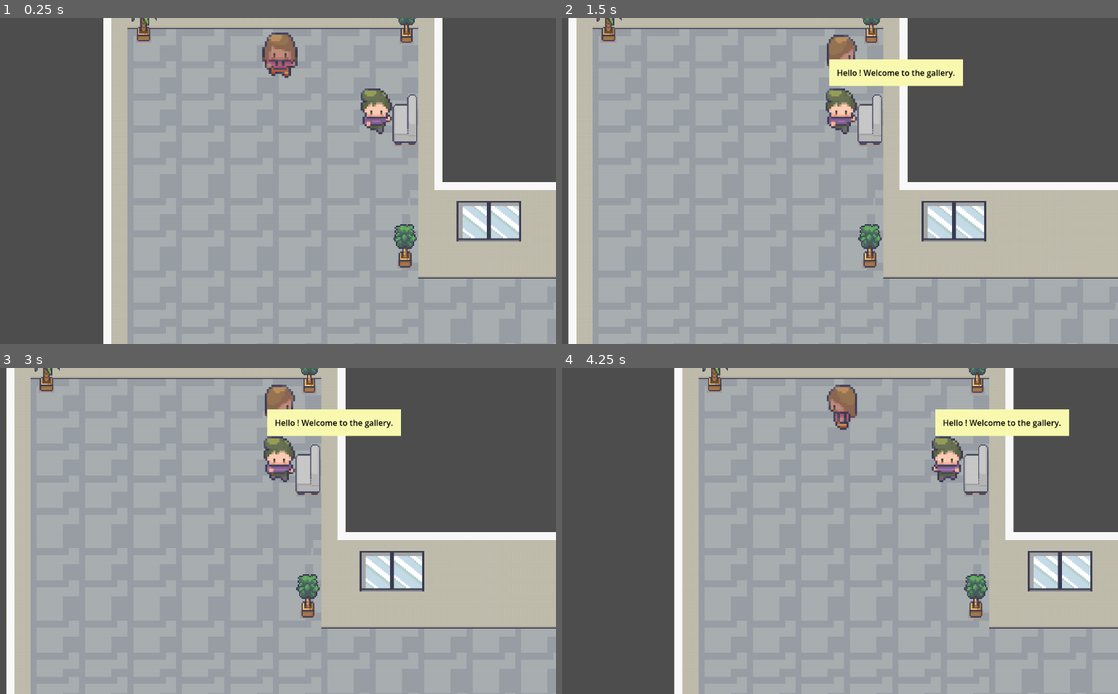
Above: before the commit, frames 1-4 (two rows, left to right).
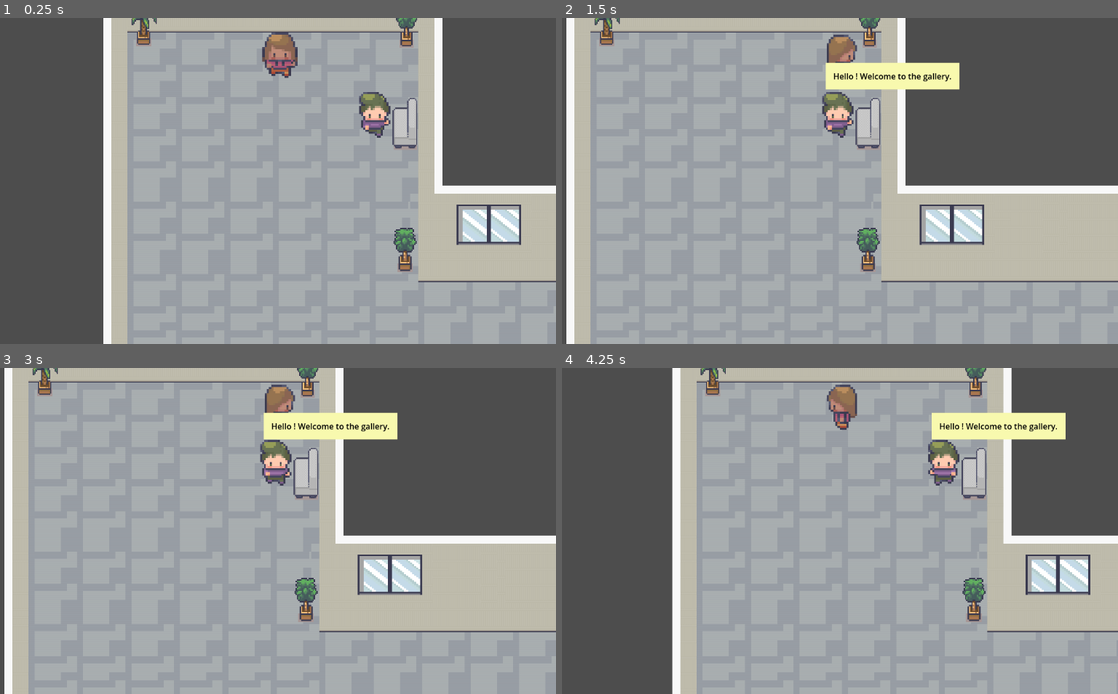
Above: after the commit, the same moments.

Repository: jhooyl/virtualCanvas
Game: Godot game, scene res://scenes/gallery.tscn
Same seed, same stepped clock (60 frames per second), same inputs: the game is played once before the commit and once after it.
Inputs (mouse positions are in pixels of both pictures, inside the frame that each line leads up to):
- Up to frame 1 (0.25 s): no input
- Up to frame 2 (1.5 s): tap Enter (ui_accept) at 0.5, 0.77 s; move the mouse to (956, 164) at 0.52 s; hold D (move_right) 0.53-1.25 s; click (956, 164) at 0.67 s; drag from (712, 197) to (851, 115) at 1.27 s
- Up to frame 3 (3 s): move the mouse to (322, 459) at 2.02 s; hold D (move_right) 2.03-2.75 s; drag from (233, 596) to (88, 482) at 2.77 s
- Up to frame 4 (4.25 s): move the mouse to (1001, 579) at 3.52 s; hold A (move_left) from 3.53 s (still down); tap Enter (ui_accept) at 3.77 s

The runs differ from the first frame. In frame 1, 3.6% of the frame differs, in the area x 22-100%, y 0-82%; in frame 2, 7.7%; in frame 3, 7.7%, in the area x 0-100%, y 0-100%; in frame 4, 7.2%.

Commit message:
added collision to guide

Diff:
--- a/virtual-canvas/scenes/broken_gallery.tscn
+++ b/virtual-canvas/scenes/broken_gallery.tscn
@@ -1381,6 +1381,9 @@
 bg_color = Color(0.9726233, 0.97743446, 0.681622, 1)
 border_color = Color(0.6, 0.6, 0.6, 1)
 
+[sub_resource type="CircleShape2D" id="CircleShape2D_l30nw"]
+radius = 101.98039
+
 [node name="glitchGame" type="Node2D" unique_id=712533075]
 
 [node name="gallery" type="TileMapLayer" parent="." unique_id=201534952]
@@ -2135,4 +2138,8 @@
 theme_override_font_sizes/font_size = 16
 text = "Hello ! Welcome to the gallery."
 
+[node name="CollisionShape2D" type="CollisionShape2D" parent="Guide" unique_id=492857526]
+position = Vector2(244, -54)
+shape = SubResource("CircleShape2D_l30nw")
+
 [connection signal="body_entered" from="Guide/Zone detection" to="Guide" method="_on_zone_detection_body_entered"]
--- a/virtual-canvas/scenes/gallery.tscn
+++ b/virtual-canvas/scenes/gallery.tscn
@@ -986,7 +986,7 @@
 sources/0 = SubResource("TileSetAtlasSource_543d2")
 
 [sub_resource type="RectangleShape2D" id="RectangleShape2D_mdy1u"]
-size = Vector2(79.5, 102)
+size = Vector2(72, 94)
 
 [sub_resource type="AtlasTexture" id="AtlasTexture_543d2"]
 atlas = ExtResource("3_8naax")
@@ -1381,6 +1381,9 @@
 bg_color = Color(0.9726233, 0.97743446, 0.681622, 1)
 border_color = Color(0.6, 0.6, 0.6, 1)
 
+[sub_resource type="RectangleShape2D" id="RectangleShape2D_r0fv4"]
+size = Vector2(64, 92)
+
 [node name="game" type="Node2D" unique_id=1362398693]
 
 [node name="gallery" type="TileMapLayer" parent="." unique_id=964238555]
@@ -2080,7 +2083,7 @@
 script = ExtResource("2_8naax")
 
 [node name="CollisionShape2D" type="CollisionShape2D" parent="Amelia" unique_id=651477836]
-position = Vector2(29, -251)
+position = Vector2(29, -248)
 shape = SubResource("RectangleShape2D_mdy1u")
 
 [node name="Camera2D" type="Camera2D" parent="Amelia" unique_id=462778031]
@@ -2130,7 +2133,11 @@
 theme_override_font_sizes/font_size = 16
 text = "Hello ! Welcome to the gallery."
 
-[node name="Node2D" type="Node2D" parent="." unique_id=360123821]
+[node name="CollisionShape2D" type="CollisionShape2D" parent="Guide" unique_id=964728775]
+position = Vector2(219, -68)
+shape = SubResource("RectangleShape2D_r0fv4")
+
+[node name="music" type="Node2D" parent="." unique_id=360123821]
 script = ExtResource("8_r0fv4")
 music_to_play = "uid://df07ld2rbgf43"
 
